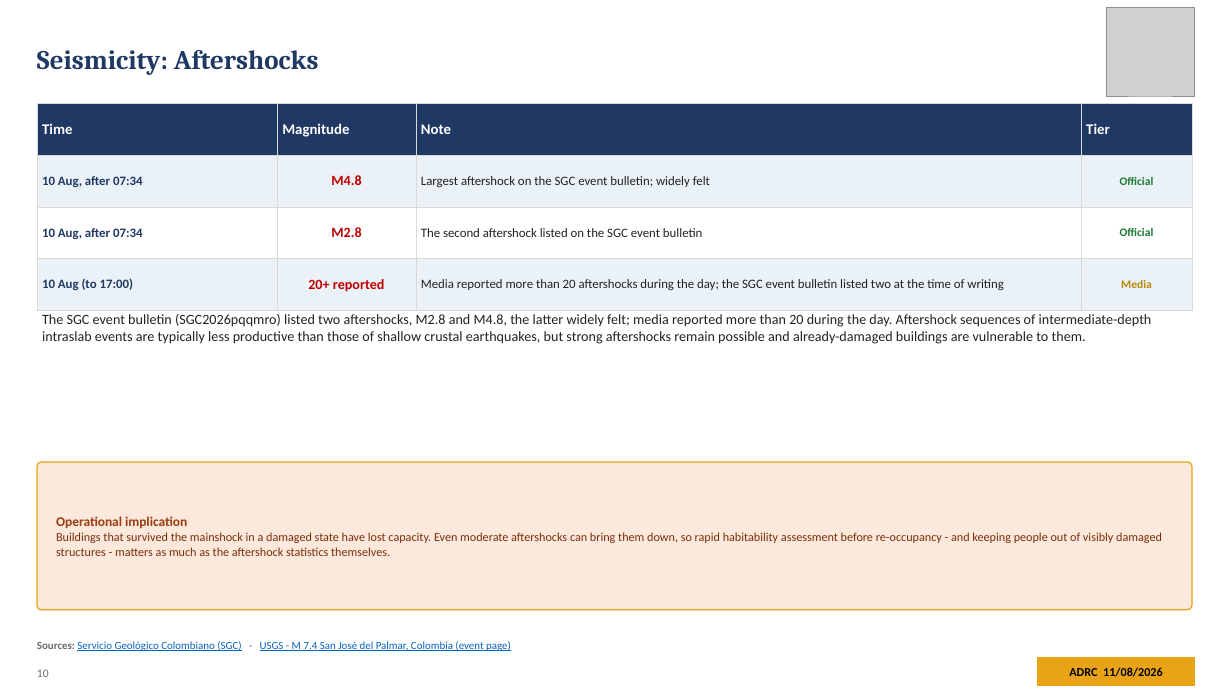
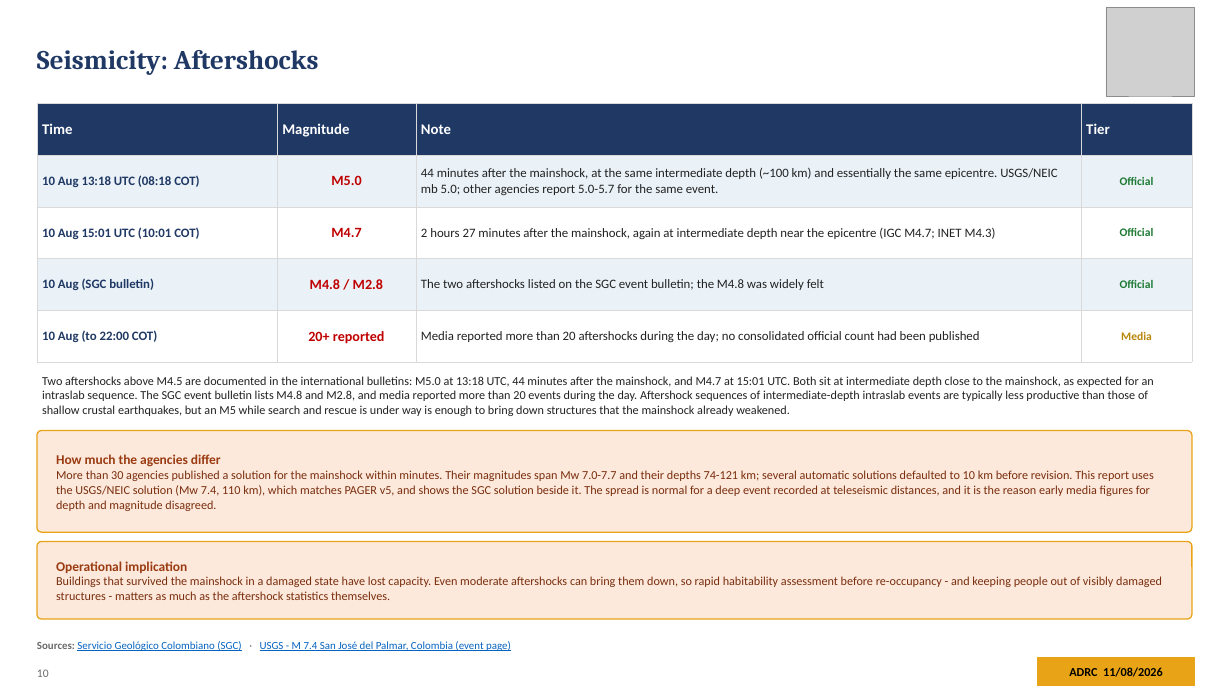
Before and after one commit to kochobi-max/whatsmap, a slide deck: slide 10 of reports/colombia_eq_20260810/output/ADRC_EQ_COL_Choco_20260810_EN.pptx. Drawn at 1232x693 pixels with LibreOffice and Linux fonts; fonts in the diff are those of the drawing; grey boxes stand for pictures. Boxes give left, top, right and bottom in pixels: in the first picture for what was removed or moved away, otherwise in the second. Text is boxed around its words. In the diff, an @@ line names an element or a change of style, - is before the commit and + after.

```diff
--- a/reports/colombia_eq_20260810/output/ADRC_EQ_COL_Choco_20260810_EN.pptx
+++ b/reports/colombia_eq_20260810/output/ADRC_EQ_COL_Choco_20260810_EN.pptx
@@ table at (x1=37, y1=104, x2=1192, y2=348) @@
-row 2: 10 Aug, after 07:34 | M4.8 | Largest aftershock on the SGC event bulletin; widely felt | Official
-row 3: 10 Aug, after 07:34 | M2.8 | The second aftershock listed on the SGC event bulletin | Official
-row 4: 10 Aug (to 17:00) | 20+ reported | Media reported more than 20 aftershocks during the day; the SGC event bulletin listed two at the time of writing | Media
+row 2: 10 Aug 13:18 UTC (08:18 COT) | M5.0 | 44 minutes after the mainshock, at the same intermediate depth (~100 km) and essentially the same epicentre. USGS/NEIC mb 5.0; other agencies report 5.0-5.7 for the same event. | Official
+row 3: 10 Aug 15:01 UTC (10:01 COT) | M4.7 | 2 hours 27 minutes after the mainshock, again at intermediate depth near the epicentre (IGC M4.7; INET M4.3) | Official
+row 4: 10 Aug (SGC bulletin) | M4.8 / M2.8 | The two aftershocks listed on the SGC event bulletin; the M4.8 was widely felt | Official
+row 5: 10 Aug (to 22:00 COT) | 20+ reported | Media reported more than 20 aftershocks during the day; no consolidated official count had been published | Media
@@ text at (x1=42, y1=376, x2=1154, y2=416): text changed; size 11 to 9.5 pt @@
-The SGC event bulletin (SGC2026pqqmro) listed two aftershocks, M2.8 and M4.8, the latter widely felt; media reported more than 20 during the day. Aftershock sequences of intermediate-depth intraslab events are typically less productive than those of shallow crustal earthquakes, but strong aftershocks remain possible and already-damaged buildings are vulnerable to them.
+Two aftershocks above M4.5 are documented in the international bulletins: M5.0 at 13:18 UTC, 44 minutes after the mainshock, and M4.7 at 15:01 UTC. Both sit at intermediate depth close to the mainshock, as expected for an intraslab sequence. The SGC event bulletin lists M4.8 and M2.8, and media reported more than 20 events during the day. Aftershock sequences of intermediate-depth intraslab events are typically less productive than those of shallow crustal earthquakes, but an M5 while search and rescue is under way is enough to bring down structures that the mainshock already weakened.
@@ rounded rectangle added at (x1=37, y1=431, x2=1192, y2=532), fill #FCE9DC, outline #E8A317 1 pt @@
@@ text added at (x1=56, y1=454, x2=1154, y2=511), 9.5 pt, text #7A2E0E @@
+How much the agencies differ
+More than 30 agencies published a solution for the mainshock within minutes. Their magnitudes span Mw 7.0-7.7 and their depths 74-121 km; several automatic solutions defaulted to 10 km before revision. This report uses the USGS/NEIC solution (Mw 7.4, 110 km), which matches PAGER v5, and shows the SGC solution beside it. The spread is normal for a deep event recorded at teleseismic distances, and it is the reason early media figures for depth and magnitude disagreed.
@@ rounded rectangle resized from (x1=37, y1=462, x2=1192, y2=610) to (x1=37, y1=542, x2=1192, y2=619) @@
@@ rounded rectangle at (x1=37, y1=542, x2=1192, y2=619): proportions changed @@
@@ text "Operational implication Buildings that survived ..." moved from (x1=56, y1=516, x2=1162, y2=556) to (x1=56, y1=561, x2=1162, y2=600) @@
```
Also in this commit, not shown: 1 other slide changed, 7 other files.
